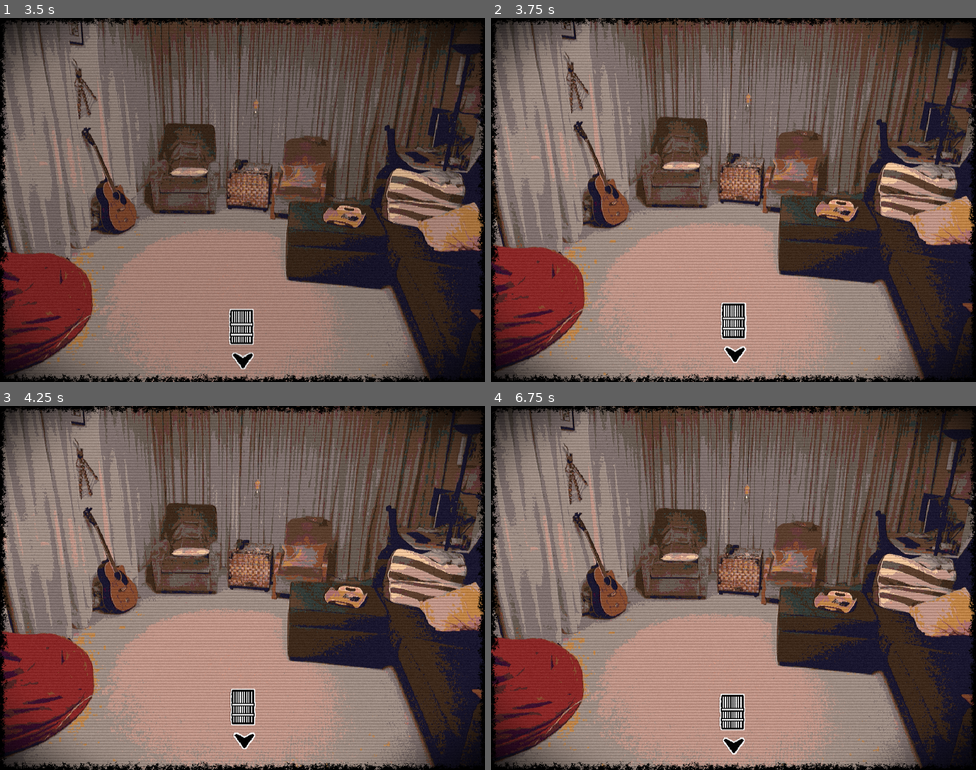
Above: before the commit, frames 1-4 (two rows, left to right).
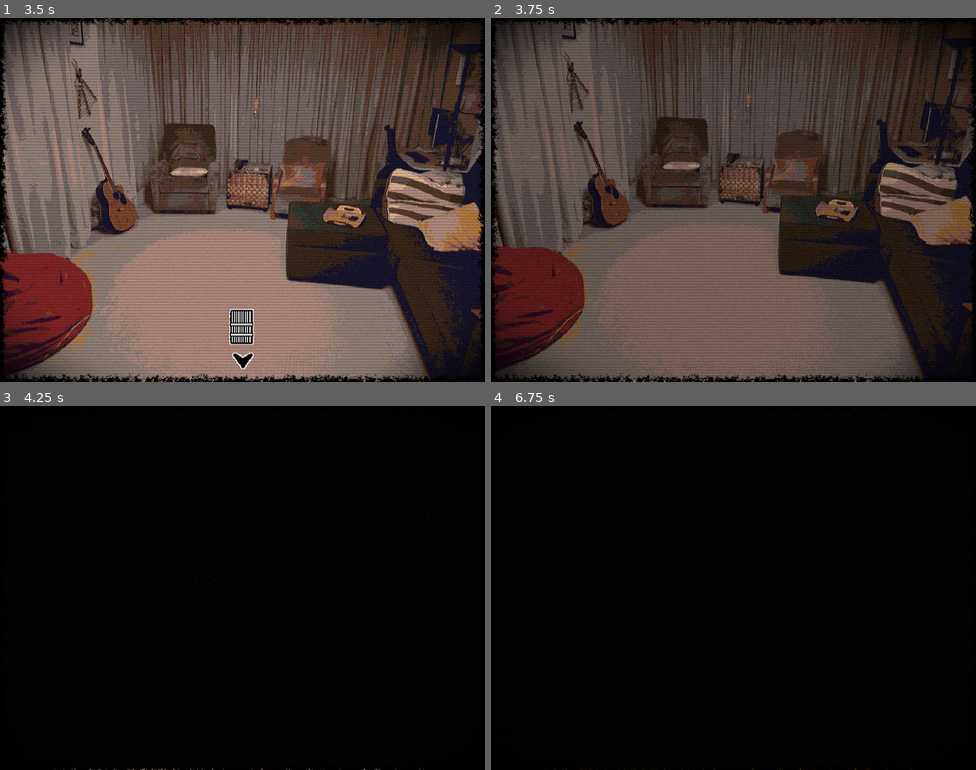
Above: after the commit, the same moments.

Repository: howarja/Vampire-Game
Game: Godot game, scene res://scenes/startScene.tscn
The game is run twice, just before and just after one commit, with the same random seed, the same clock (stepped at 60 frames per second) and the same inputs. This scene is started directly instead of the project's main scene.
Inputs (mouse positions are in pixels of both pictures, inside the frame that each line leads up to; where the layout moved, square brackets give the same spot in the first picture):
- Up to frame 1 (3.5 s): click (339, 196) at 0.5 s; tap Enter at 1.25, 2.75 s; move the mouse to (349, 181) at 1.27 s; press the mouse at (349, 181) at 1.28 s; tap Space at 2 s; move the mouse to (145, 218) at 2.02 s; release the mouse at (145, 218) at 2.03 s; click (145, 218) at 2.1 s; move the mouse to (291, 119) at 2.77 s; press the mouse at (291, 119) at 2.78 s
- Up to frame 2 (3.75 s): release the mouse at (782, 119) at 3.5 s; click (733, 331) at 3.5 s
- Up to frame 3 (4.25 s): no input
- Up to frame 4 (6.75 s): click (733, 711) at 4.27 s; move the mouse to (675, 526) at 5.02 s; click (675, 526) at 5.1 s; click (912, 606) [738, 719] at 5.75 s; move the mouse to (796, 526) at 6.52 s; press the mouse at (796, 526) at 6.53 s

Frame 1 is identical in both runs. In frame 2, 78% of the frame differs, in the area x 0-100%, y 0-100%; in frame 3, 96%; in frame 4, 96%.

Commit message:
button juice

Diff:
--- a/scenes/startScene.tscn
+++ b/scenes/startScene.tscn
@@ -88,6 +88,7 @@
 [ext_resource type="FontFile" uid="uid://cofv126vqogtf" path="res://BlackOpsOne-Regular.ttf" id="55_jr8db"]
 [ext_resource type="PackedScene" uid="uid://70hcrtv5i5n6" path="res://scenes/id.tscn" id="76_j33vn"]
 [ext_resource type="StyleBox" uid="uid://davtg7gw60hkc" path="res://UI BG.tres" id="81_hp6ks"]
+[ext_resource type="Script" uid="uid://cuixesoyqhje0" path="res://scripts/buttonEffects.gd" id="82_8e13r"]
 
 [sub_resource type="CircleShape2D" id="CircleShape2D_3xd07"]
 radius = 65.97
@@ -1012,36 +1013,40 @@
 self_modulate = Color(6.6901744e-06, 0.74751836, 0.33022302, 1)
 layout_mode = 0
 offset_left = 143.0
-offset_top = -257.0
-offset_right = 717.3071
-offset_bottom = -81.0
+offset_top = -241.0
+offset_right = 433.7764
+offset_bottom = -127.287445
 scale = Vector2(0.52018094, 0.5137473)
+pivot_offset = Vector2(152.36304, 60.340942)
 theme_override_fonts/font = ExtResource("55_jr8db")
-theme_override_font_sizes/font_size = 75
+theme_override_font_sizes/font_size = 50
 theme_override_styles/normal = ExtResource("81_hp6ks")
 theme_override_styles/pressed = ExtResource("81_hp6ks")
 theme_override_styles/hover = ExtResource("81_hp6ks")
 theme_override_styles/disabled = ExtResource("81_hp6ks")
 theme_override_styles/focus = ExtResource("81_hp6ks")
 text = "accept"
+script = ExtResource("82_8e13r")
 
 [node name="DeclineButton" type="Button" parent="CanvasLayer/DoorwayManager" unique_id=623162512]
 visible = false
 self_modulate = Color(1, 0, 0, 1)
 layout_mode = 0
-offset_left = -448.00003
-offset_top = -260.0
-offset_right = 129.37595
-offset_bottom = -84.0
+offset_left = -444.00003
+offset_top = -256.0
+offset_right = -133.2233
+offset_bottom = -134.50146
 scale = Vector2(0.52018094, 0.5137473)
+pivot_offset = Vector2(155.06169, 72.01985)
 theme_override_fonts/font = ExtResource("55_jr8db")
-theme_override_font_sizes/font_size = 75
+theme_override_font_sizes/font_size = 50
 theme_override_styles/normal = ExtResource("81_hp6ks")
 theme_override_styles/pressed = ExtResource("81_hp6ks")
 theme_override_styles/hover = ExtResource("81_hp6ks")
 theme_override_styles/disabled = ExtResource("81_hp6ks")
 theme_override_styles/focus = ExtResource("81_hp6ks")
 text = "decline"
+script = ExtResource("82_8e13r")
 
 [node name="TextGiver" type="Control" parent="CanvasLayer" unique_id=1438650801 node_paths=PackedStringArray("text", "audio")]
 layout_mode = 3
@@ -1057,17 +1062,18 @@
 
 [node name="TextBg" type="Panel" parent="CanvasLayer" unique_id=1192261869]
 self_modulate = Color(1, 1, 1, 0)
-offset_left = -163.0
+offset_left = -292.0
 offset_top = 156.0
-offset_right = 177.0
+offset_right = 306.0
 offset_bottom = 331.0
+mouse_filter = 2
 theme_override_styles/panel = ExtResource("81_hp6ks")
 
 [node name="Dialgoue" type="RichTextLabel" parent="CanvasLayer/TextBg" unique_id=1094312030]
 layout_mode = 0
 offset_left = 11.0
 offset_top = 10.0
-offset_right = 325.0
+offset_right = 576.0
 offset_bottom = 164.0
 mouse_filter = 2
 theme_override_colors/default_color = Color(0.6079645, 0.4625635, 1.0954857, 1)
--- a/scripts/buttonEffects.gd
+++ b/scripts/buttonEffects.gd
@@ -4,11 +4,14 @@
 var hovering = false
 var shaking = false
 
+var initScale;
+
 func _ready() -> void:
 	button_down.connect(_on_button_down);
 	button_up.connect(_on_button_up);
 	mouse_entered.connect(_on_mouse_entered);
 	mouse_exited.connect(_on_mouse_exited);
+	initScale = self.scale
 
 func _physics_process(delta: float) -> void:
 	if(hovering):
@@ -28,25 +31,25 @@
 
 func _on_button_down() -> void:
 	var tween = get_tree().create_tween().set_parallel(true)
-	tween.tween_property($".", "scale", Vector2(1.1,1.1), 0.1).set_trans(Tween.TRANS_CUBIC)
+	tween.tween_property($".", "scale", initScale*1.1, 0.1).set_trans(Tween.TRANS_CUBIC)
 
 
 func _on_button_up() -> void:
 	if(hovering):
 		var tween = get_tree().create_tween().set_parallel(true)
-		tween.tween_property($".", "scale", Vector2(1.4,1.4), 0.1).set_trans(Tween.TRANS_CUBIC)
+		tween.tween_property($".", "scale", initScale*1.4, 0.1).set_trans(Tween.TRANS_CUBIC)
 	else:
 		var tween = get_tree().create_tween().set_parallel(true)
-		tween.tween_property($".", "scale", Vector2(1.0,1.0), 0.1).set_trans(Tween.TRANS_CUBIC)
+		tween.tween_property($".", "scale", initScale, 0.1).set_trans(Tween.TRANS_CUBIC)
 
 
 func _on_mouse_entered() -> void:
 	hovering=true
 	var tween = get_tree().create_tween().set_parallel(true)
-	tween.tween_property($".", "scale", Vector2(1.4,1.4), 0.1).set_trans(Tween.TRANS_CUBIC)
+	tween.tween_property($".", "scale", initScale*1.4, 0.1).set_trans(Tween.TRANS_CUBIC)
 
 
 func _on_mouse_exited() -> void:
 	hovering=false
 	var tween = get_tree().create_tween().set_parallel(true)
-	tween.tween_property($".", "scale", Vector2(1.0,1.0), 0.1).set_trans(Tween.TRANS_CUBIC)
+	tween.tween_property($".", "scale", initScale, 0.1).set_trans(Tween.TRANS_CUBIC)
